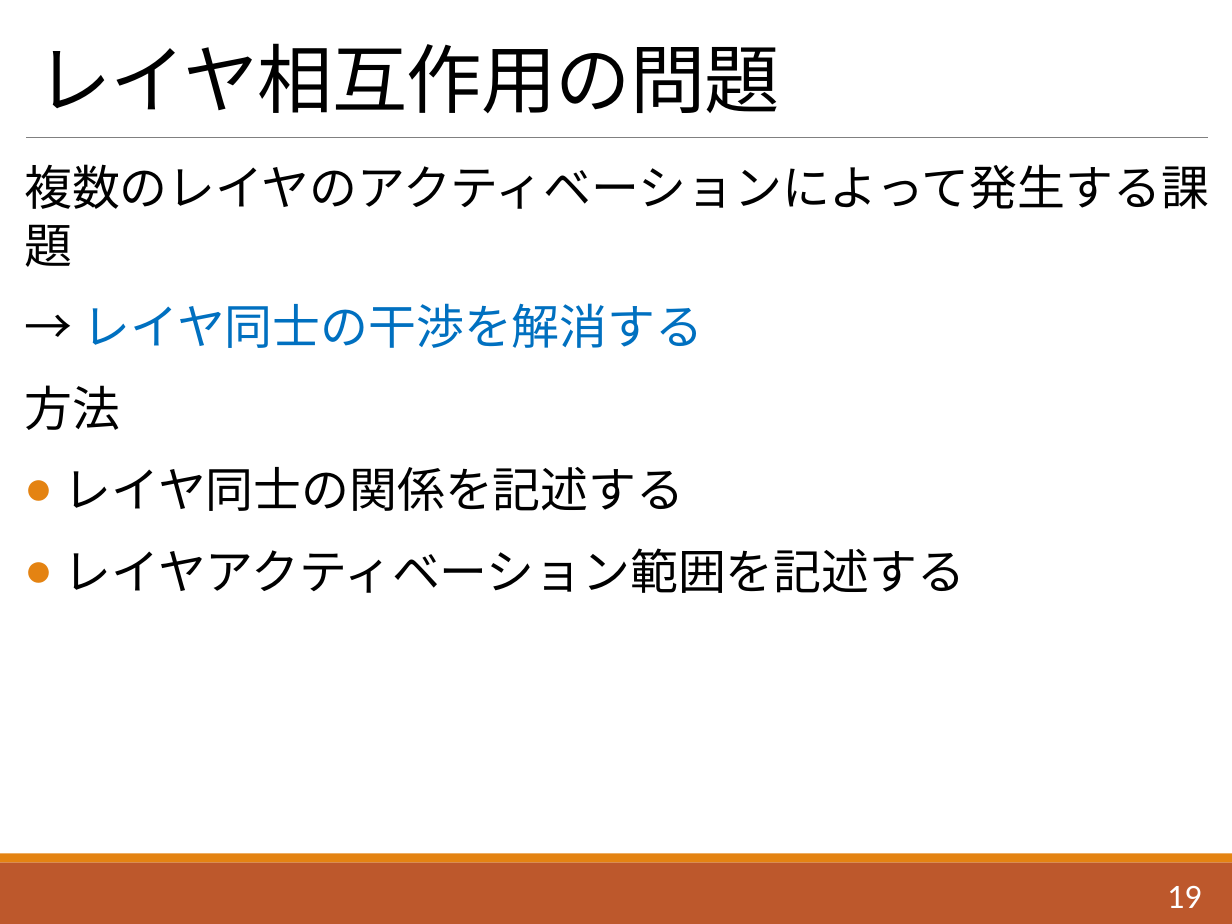
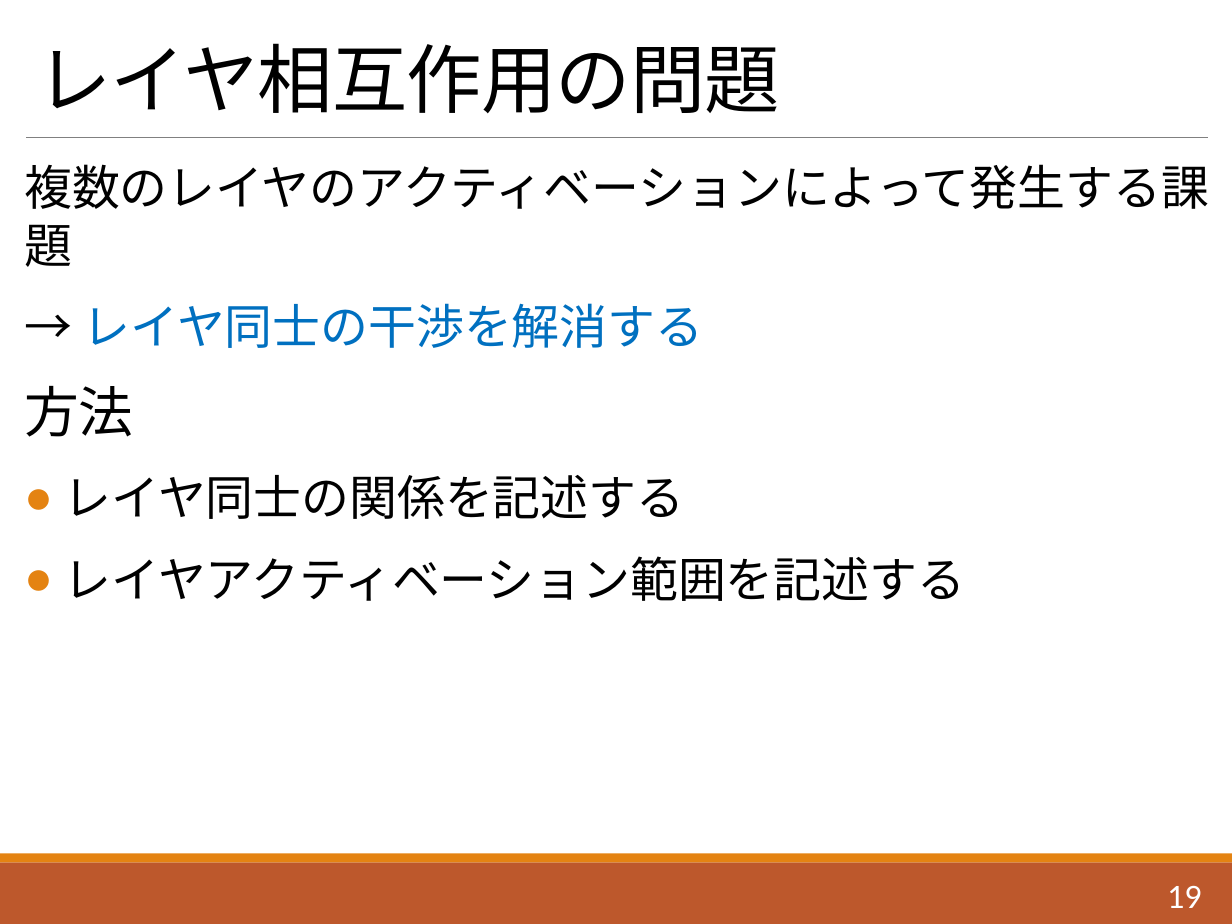
Before and after one commit to Saeki1120/Document, a slide deck: slide 20 of FLS/1120/ContextROS.pptx. Drawn at 1232x924 pixels with LibreOffice and Linux fonts; fonts in the diff are those of the drawing. Boxes give left, top, right and bottom in pixels: in the first picture for what was removed or moved away, otherwise in the second. Text is boxed around its words. In the diff, an @@ line names an element or a change of style, - is before the commit and + after.

```diff
--- a/FLS/1120/ContextROS.pptx
+++ b/FLS/1120/ContextROS.pptx
@@ text at [24,386,134,437]: size 28 to 32 pt in "方法" @@
```
Also in this commit, not shown: 5 other slides changed, 2 slides added.
